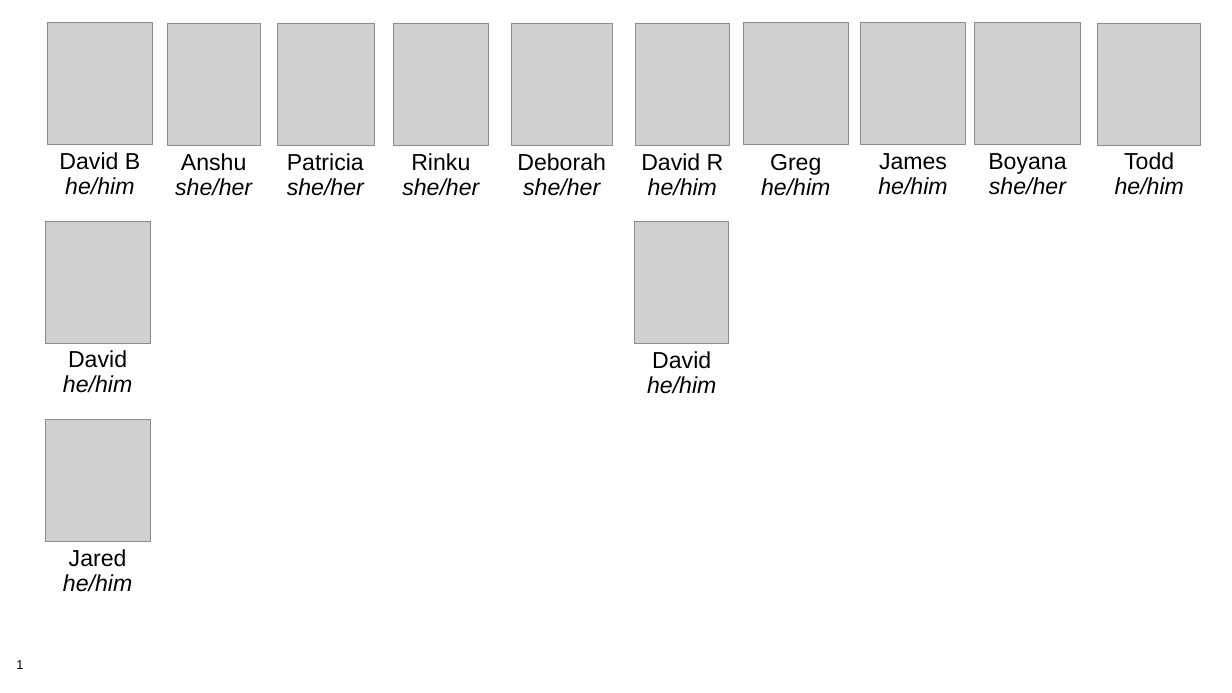
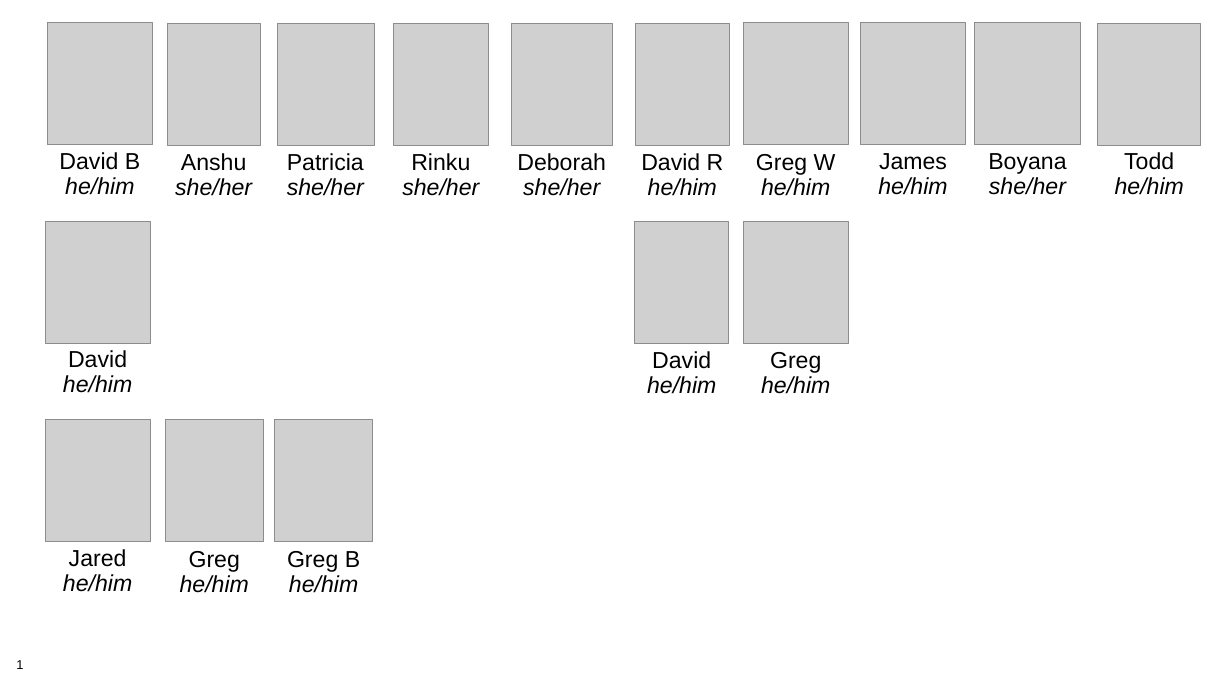
Before and after one commit to bssw-tutorial/presentations, a slide deck: slide 1 of head-shots/gallery.pptx. Drawn at 1232x693 pixels with LibreOffice and Linux fonts; fonts in the diff are those of the drawing; grey boxes stand for pictures; background and template pictures are left out. Boxes give left, top, right and bottom in pixels: in the first picture for what was removed or moved away, otherwise in the second. Text is boxed around its words. In the diff, an @@ line names an element or a change of style, - is before the commit and + after.

Commit message:
Added Greg Becker to the rogue's gallery
For ATPESC 2023

```diff
--- a/head-shots/gallery.pptx
+++ b/head-shots/gallery.pptx
@@ text at bbox=[756, 154, 836, 175]: text changed @@
-Greg
+Greg W
@@ picture added at bbox=[743, 222, 848, 344] @@
@@ text added at bbox=[761, 352, 830, 394], 18 pt, text #000000, italic @@
+Greg
+he/him
@@ picture added at bbox=[165, 420, 263, 542] @@
@@ picture added at bbox=[274, 420, 372, 542] @@
@@ text added at bbox=[180, 551, 249, 593], 18 pt, text #000000, italic @@
+Greg
+he/him
@@ text added at bbox=[287, 551, 360, 593], 18 pt, text #000000, italic @@
+Greg B
+he/him
```
Also in this commit, not shown: 1 other file.
